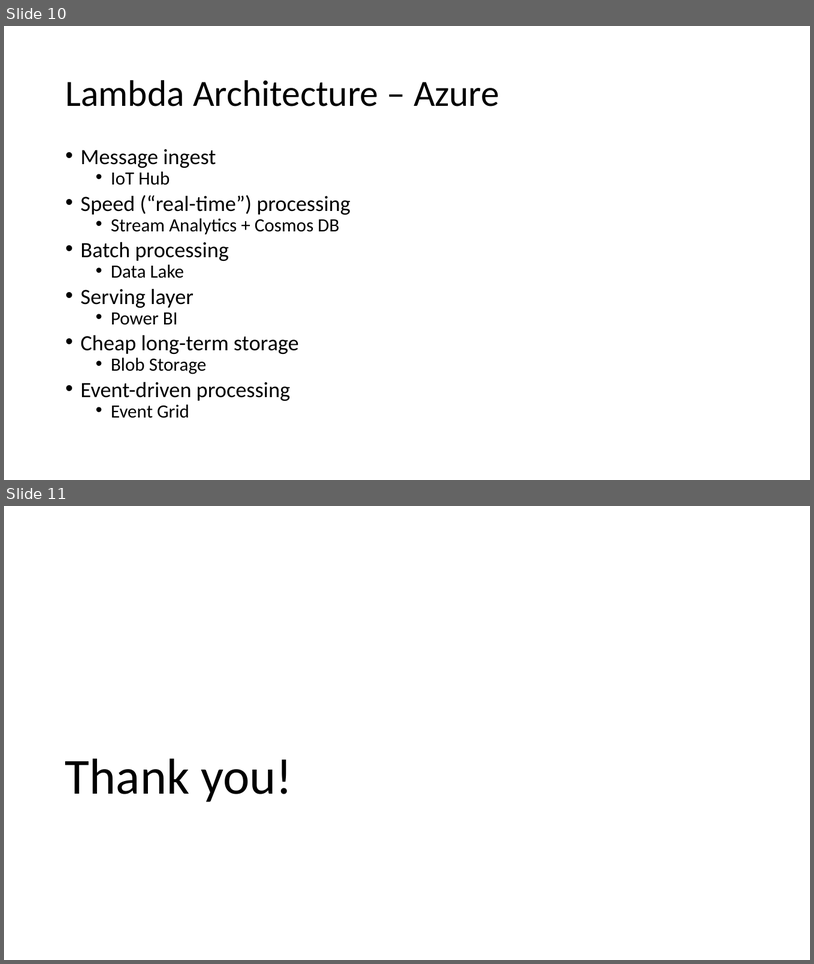
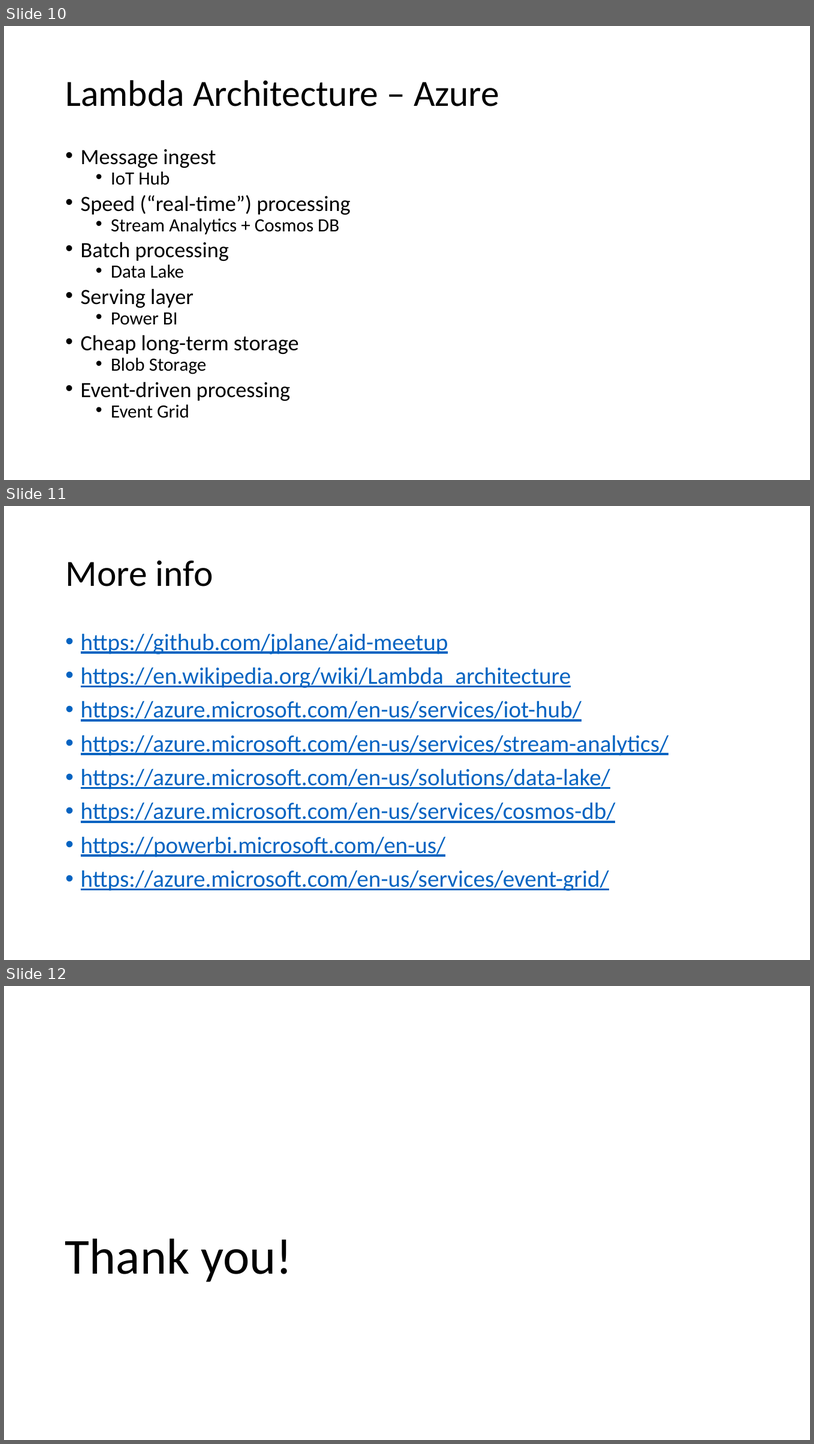
Before and after one commit to jplane/azure-lambda-architecture, a slide deck: Azure IoT and Lambda Architecture.pptx. Shown one above the other, each under a label of ours: slides 10 and 11 before the commit, slides 10, 11 and 12 after it. The pictures are 814x964 and 814x1444 pixels, drawn with LibreOffice and Linux fonts; fonts in the diff are those of the drawing. Boxes give left, top, right and bottom in pixels: in the first picture for what was removed or moved away, otherwise in the second. Text is boxed around its words. In the diff, an @@ line names an element or a change of style, - is before the commit and + after.

```diff
--- a/Azure IoT and Lambda Architecture.pptx
+++ b/Azure IoT and Lambda Architecture.pptx
@@ slide 11 added at (4, 506, 810, 960), background #FFFFFF @@
@@ title added at (65, 560, 213, 586), 44 pt, text #000000 @@
+More info
@@ text added at (81, 633, 669, 891), 28 pt, text #0563C1, underline @@
+• https://github.com/jplane/aid-meetup
+• https://en.wikipedia.org/wiki/Lambda_architecture
+• https://azure.microsoft.com/en-us/services/iot-hub/
+• https://azure.microsoft.com/en-us/services/stream-analytics/
+• https://azure.microsoft.com/en-us/solutions/data-lake/
+• https://azure.microsoft.com/en-us/services/cosmos-db/
+• https://powerbi.microsoft.com/en-us/
+• https://azure.microsoft.com/en-us/services/event-grid/
@@ what was slide 11 is now slide 12 @@
```
Also in this commit, not shown: 2 slides changed.
